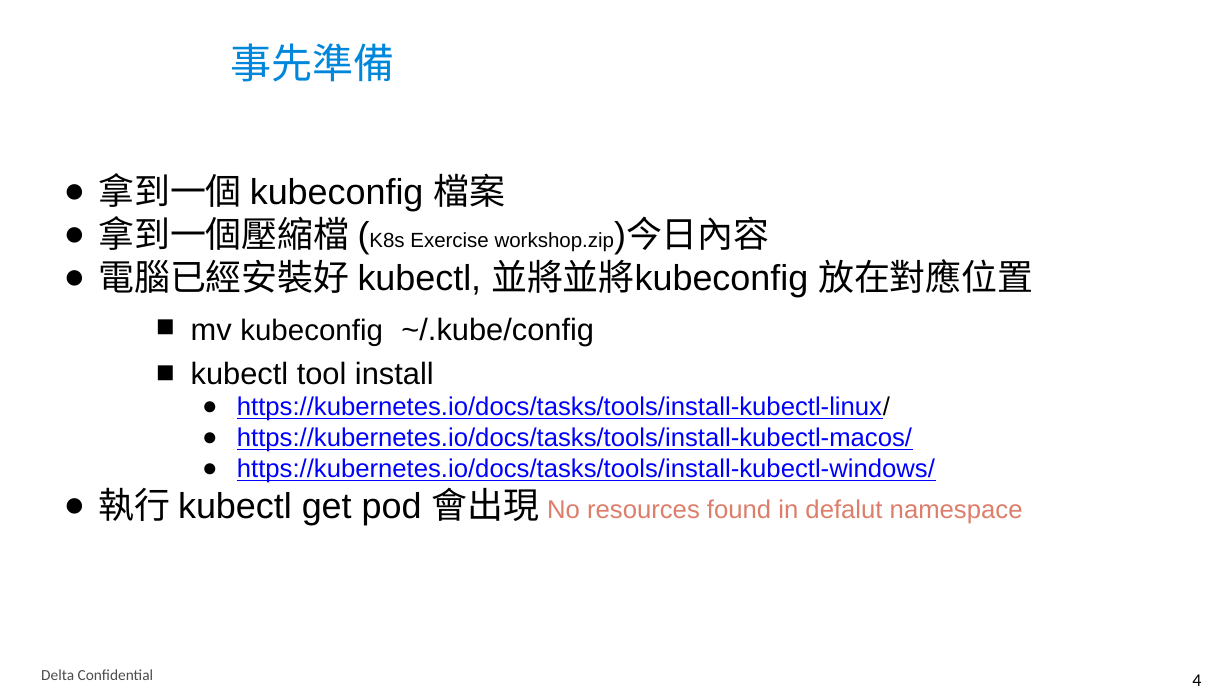
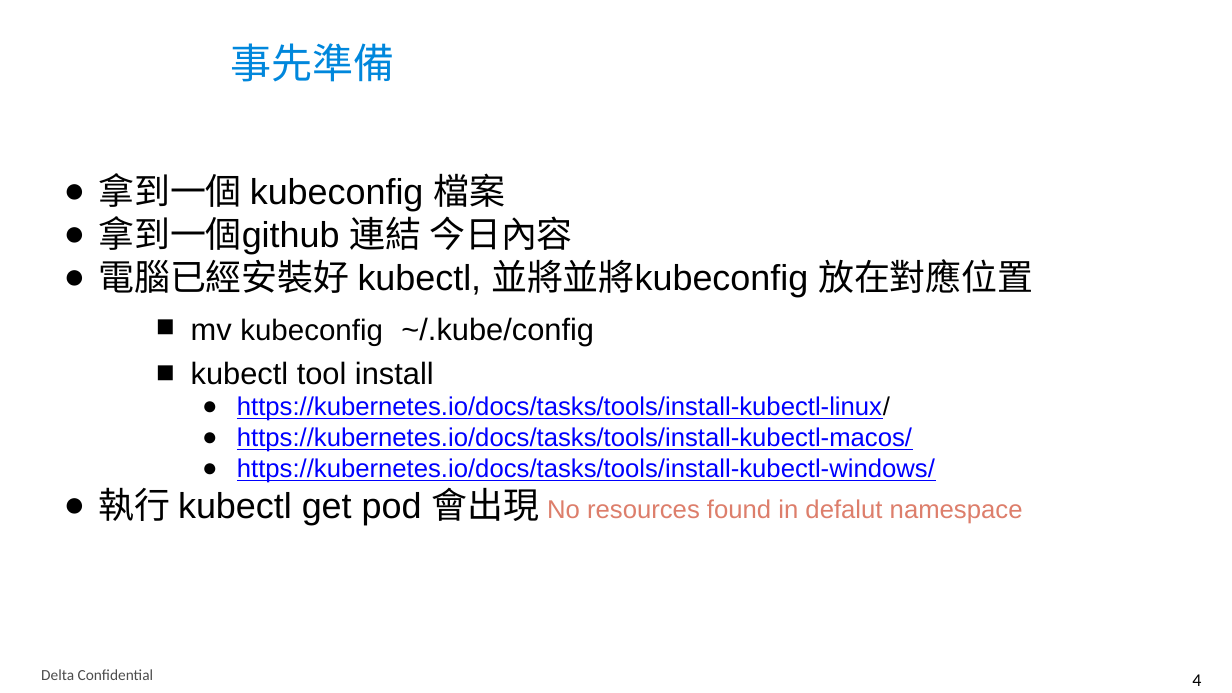
Before and after one commit to thiefjim/deltawwK8sExerciseWorkshop, a slide deck: slide 4 of K8s Exercise workshop.pptx. Drawn at 1232x693 pixels with LibreOffice and Linux fonts; fonts in the diff are those of the drawing; background and template pictures are left out. Boxes give left, top, right and bottom in pixels: in the first picture for what was removed or moved away, otherwise in the second. Text is boxed around its words. In the diff, an @@ line names an element or a change of style, - is before the commit and + after.

```diff
--- a/K8s Exercise workshop.pptx
+++ b/K8s Exercise workshop.pptx
@@ text at (x1=98, y1=211, x2=573, y2=255): text changed; size 16 to 28 pt @@
-● 拿到一個壓縮檔 (K8s Exercise workshop.zip)今日內容
+● 拿到一個github 連結 今日內容
```
Also in this commit, not shown: 2 other slides changed, 1 slide added.
